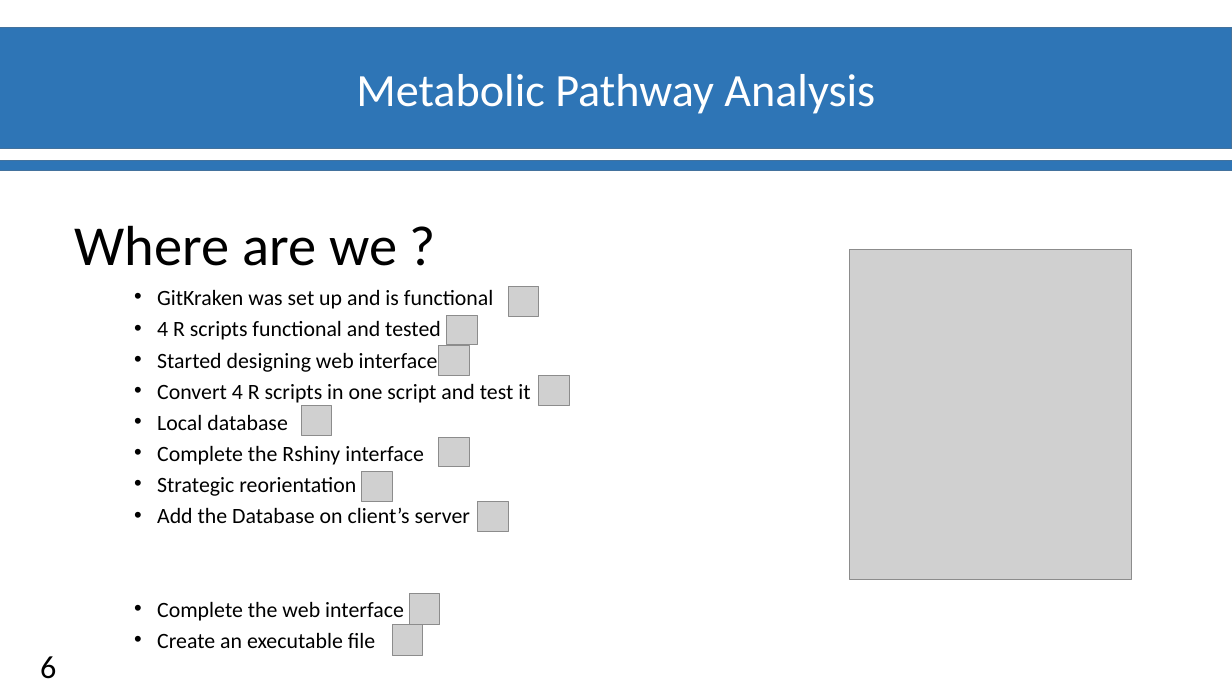
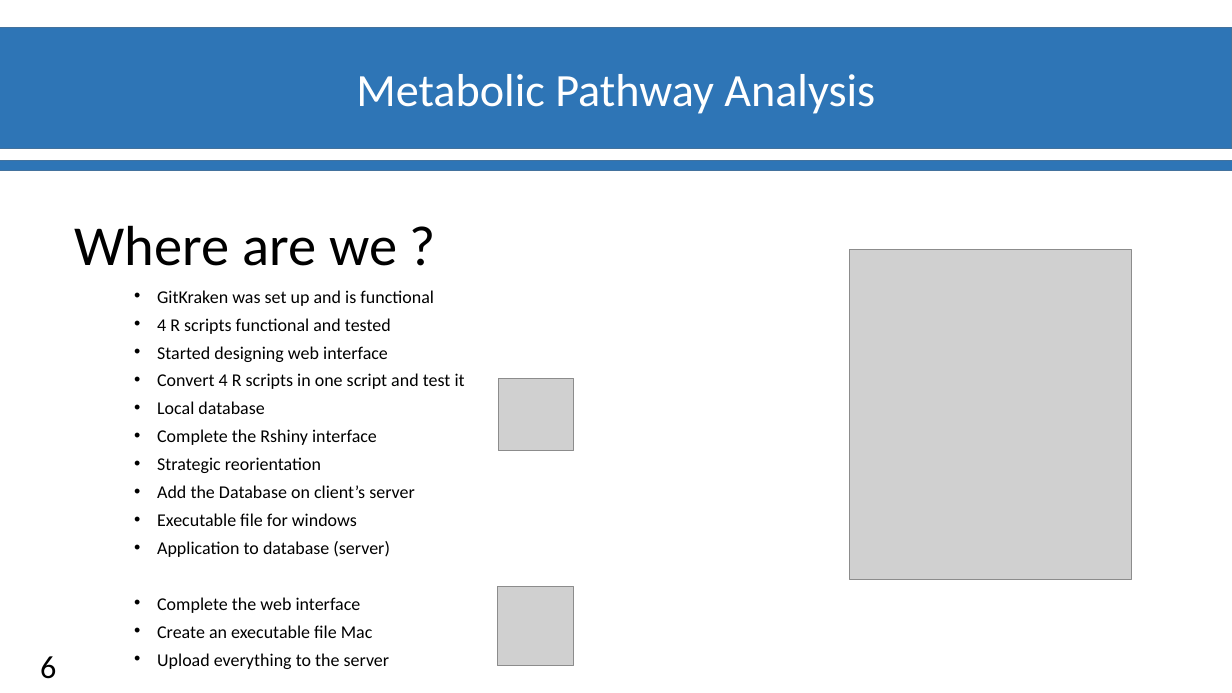
Before and after one commit to Ylefol/projet-INSERM_V5, a slide deck: slide 7 of Slides/Diapos_Suivit_projet.pptx. Drawn at 1232x693 pixels with LibreOffice and Linux fonts; fonts in the diff are those of the drawing; grey boxes stand for pictures; background and template pictures are left out. Boxes give left, top, right and bottom in pixels: in the first picture for what was removed or moved away, otherwise in the second. Text is boxed around its words. In the diff, an @@ line names an element or a change of style, - is before the commit and + after.

```diff
--- a/Slides/Diapos_Suivit_projet.pptx
+++ b/Slides/Diapos_Suivit_projet.pptx
@@ text at box(157, 290, 465, 613): size 17 to 14 pt in "GitKraken was set up and is functional", "4 R scripts functional and tested", "Started designing web interface", "Convert 4 R scripts in one script ..." and 5 more places @@
@@ picture removed at box(446, 315, 477, 345) @@
@@ picture removed at box(439, 346, 470, 375) @@
@@ picture: place and size @@
-picture at box(508, 287, 539, 316)
+picture at box(498, 378, 574, 451)
@@ picture removed at box(539, 376, 569, 406) @@
@@ picture removed at box(301, 406, 332, 435) @@
@@ picture removed at box(439, 437, 470, 467) @@
@@ picture removed at box(361, 472, 392, 502) @@
@@ picture removed at box(478, 502, 508, 531) @@
@@ text at box(157, 513, 389, 557): paragraphs added @@
+• Executable file for windows
+• Application to database (server)
@@ picture removed at box(409, 593, 440, 625) @@
@@ picture: place and size @@
-picture at box(392, 625, 422, 656)
+picture at box(497, 587, 574, 666)
@@ text at box(157, 625, 390, 669): text changed; size 17 to 14 pt @@
-• Create an executable file
+• Create an executable file Mac
+• Upload everything to the server
```
Also in this commit, not shown: 2 other slides changed, 1 slide added.
